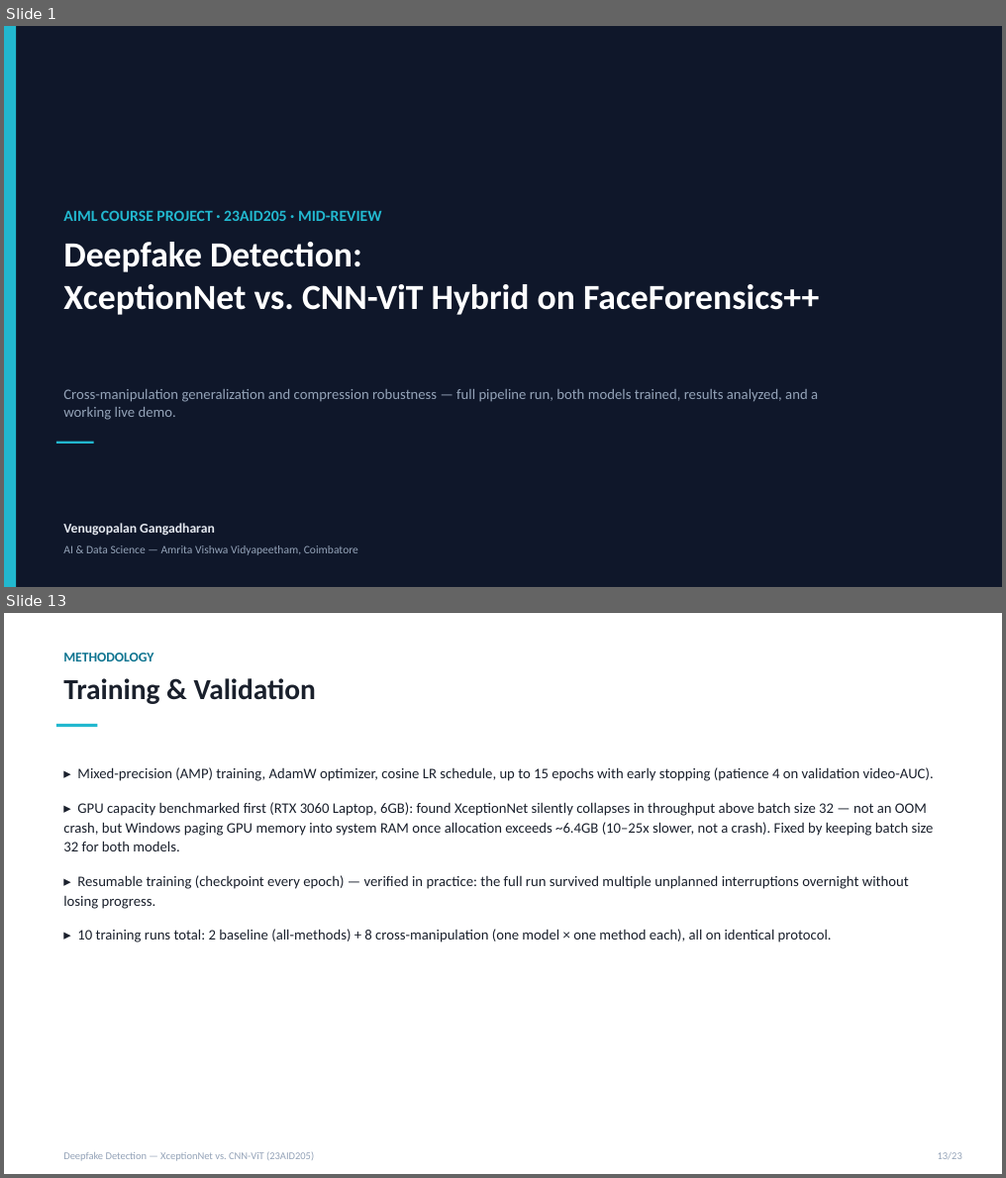
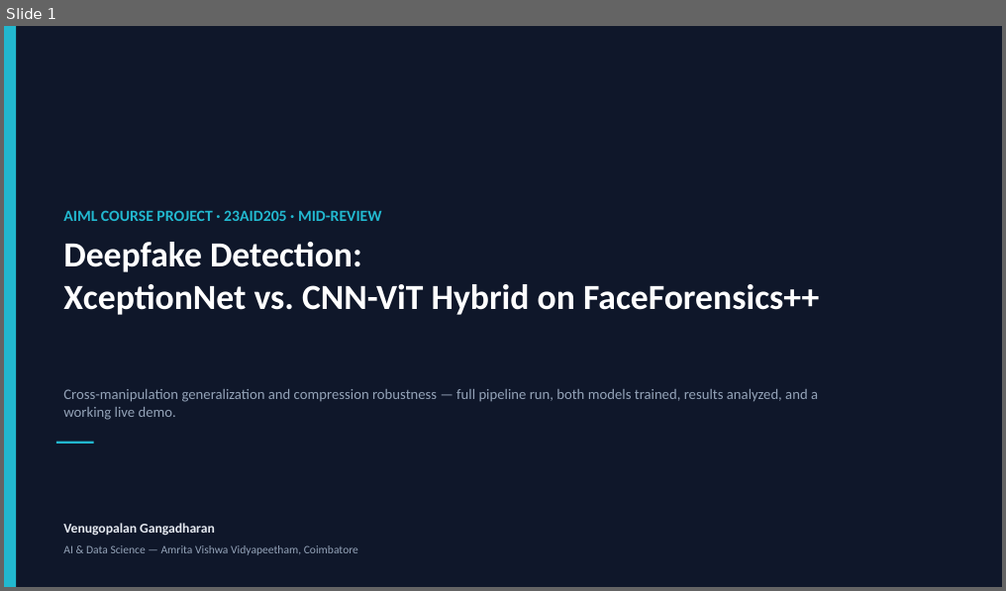
Before and after one commit to DUNE-ODYSSEY/deepfake-detection, a slide deck: docs/mid_review_update.pptx. Shown one above the other, each under a label of ours: slides 1 and 13 before the commit, slide 1 after it; the slides between them are not shown. The pictures are 1006x1178 and 1006x591 pixels, drawn with LibreOffice and Linux fonts; fonts in the diff are those of the drawing. Boxes give left, top, right and bottom in pixels: in the first picture for what was removed or moved away, otherwise in the second. Text is boxed around its words. In the diff, an @@ line names an element or a change of style, - is before the commit and + after.

```diff
--- a/docs/mid_review_update.pptx
+++ b/docs/mid_review_update.pptx
@@ slide 13 removed at <box>4,613,1002,1174</box>, background #FFFFFF @@
@@ text removed at <box>63,653,153,662</box> @@
-METHODOLOGY
@@ text removed at <box>63,678,316,704</box> @@
-Training & Validation
@@ rectangle removed at <box>56,724,98,727</box> @@
@@ text removed at <box>63,767,934,943</box> @@
-▸ Mixed-precision (AMP) training, AdamW optimizer, cosine LR schedule, up to 15 epochs with early stopping (patience 4 on validation video-AUC).
-▸ GPU capacity benchmarked first (RTX 3060 Laptop, 6GB): found XceptionNet silently collapses in throughput above batch size 32 — not an OOM crash, but Windows paging GPU memory into system RAM once allocation exceeds ~6.4GB (10–25x slower, not a crash). Fixed by keeping batch size 32 for both models.
-▸ Resumable training (checkpoint every epoch) — verified in practice: the full run survived multiple unplanned interruptions overnight without losing progress.
-▸ 10 training runs total: 2 baseline (all-methods) + 8 cross-manipulation (one model × one method each), all on identical protocol.
@@ text removed at <box>63,1153,314,1161</box> @@
-Deepfake Detection — XceptionNet vs. CNN-ViT (23AID205)
@@ text removed at <box>938,1153,962,1159</box> @@
-13/23
```
Also in this commit, not shown: 9 slides changed, 1 slide added, 12 other slides removed, 1 other file.
